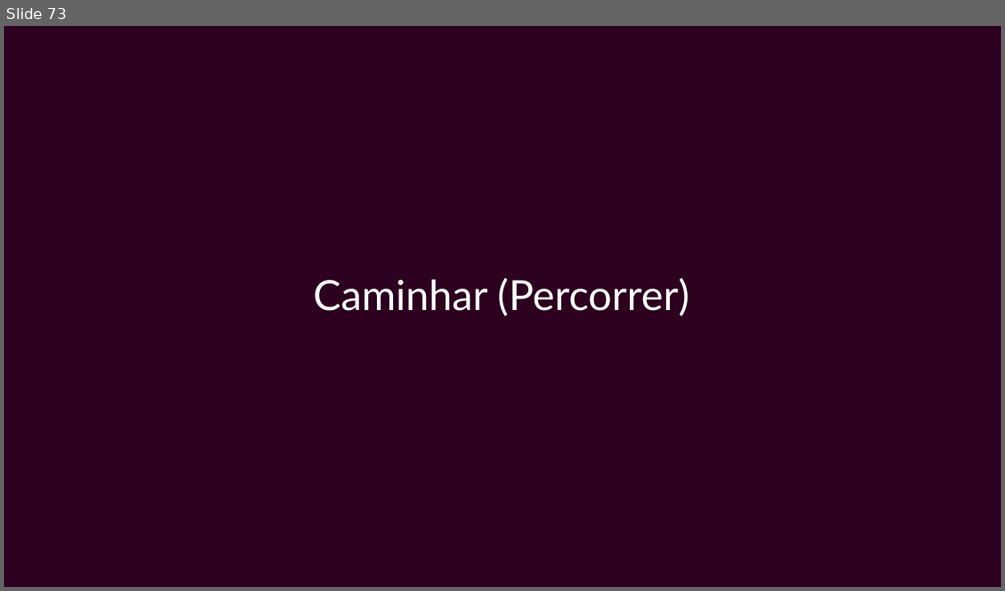
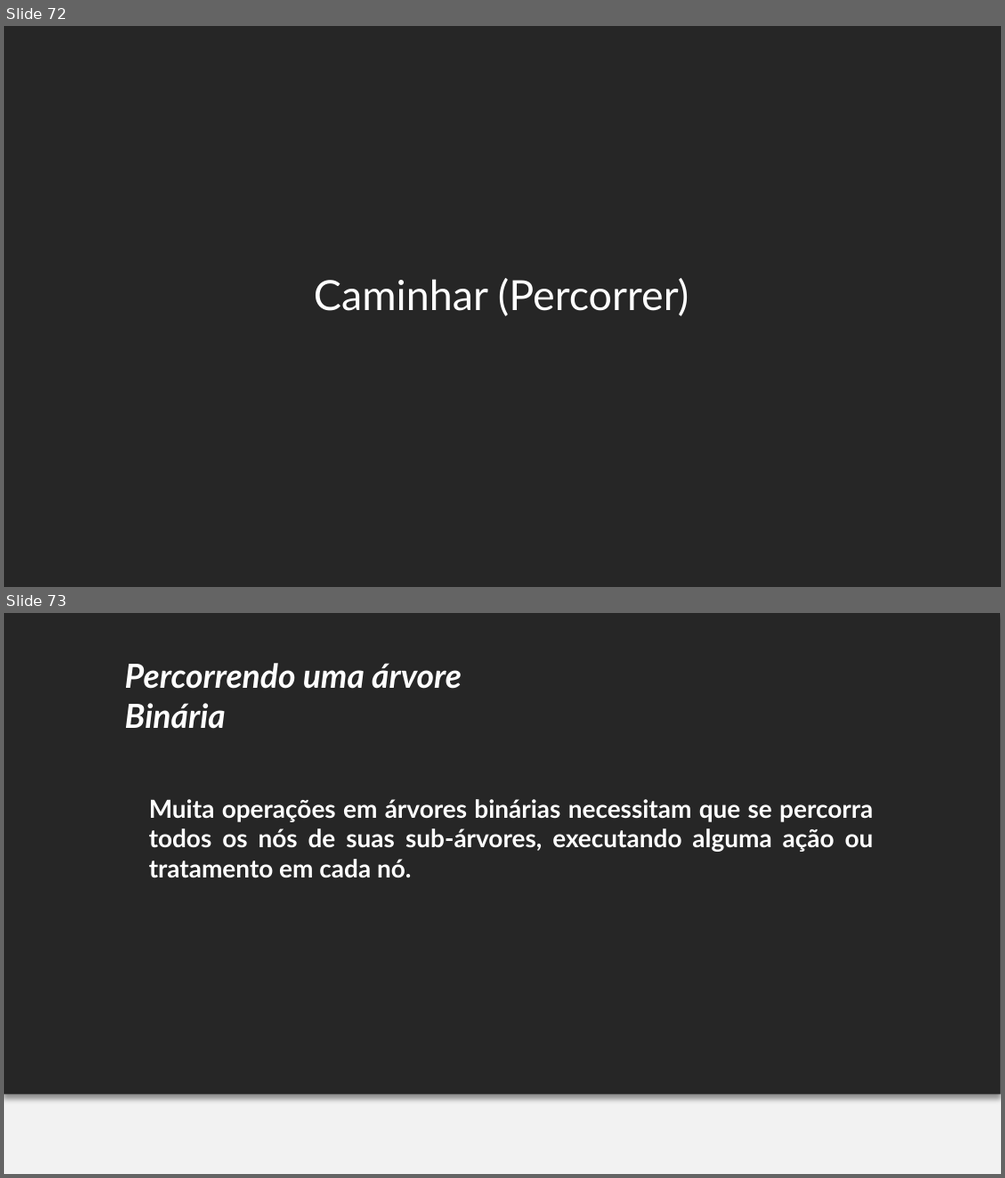
Before and after one commit to felipemarc/AED1_2016-2, a slide deck: ap_arvores/AED - arvores.pptx. Shown one above the other, each under a label of ours: slide 73 before the commit, slides 72 and 73 after it. The pictures are 1005x591 and 1005x1178 pixels, drawn with LibreOffice and Linux fonts; fonts in the diff are those of the drawing; grey boxes stand for pictures; background and template pictures are left out. Boxes give left, top, right and bottom in pixels: in the first picture for what was removed or moved away, otherwise in the second. Text is boxed around its words. In the diff, an @@ line names an element or a change of style, - is before the commit and + after.

```diff
--- a/ap_arvores/AED - arvores.pptx
+++ b/ap_arvores/AED - arvores.pptx
@@ slide 73 added at (4,613,1001,1174), background #F2F2F2 @@
@@ rectangle added at (4,613,1001,1094), fill #262626 @@
@@ text added at (125,663,461,729), 24 pt, text #FFFFFF, bold, italic @@
+Percorrendo uma árvore Binária
@@ text added at (149,799,874,878), 18 pt, text #FFFFFF, bold @@
+Muita operações em árvores binárias necessitam que se percorra todos os nós de suas sub-árvores, executando alguma ação ou tratamento em cada nó.
@@ what was slide 73 is now slide 72 @@
@@ slide 72 changed as well @@
@@ background picture (left out) to #F2F2F2 @@
@@ rectangle at (4,26,1001,586): fill #2C001E to #262626 @@
```
Also in this commit, not shown: 83 other slides changed, 52 other slides added, 16 slides removed.
